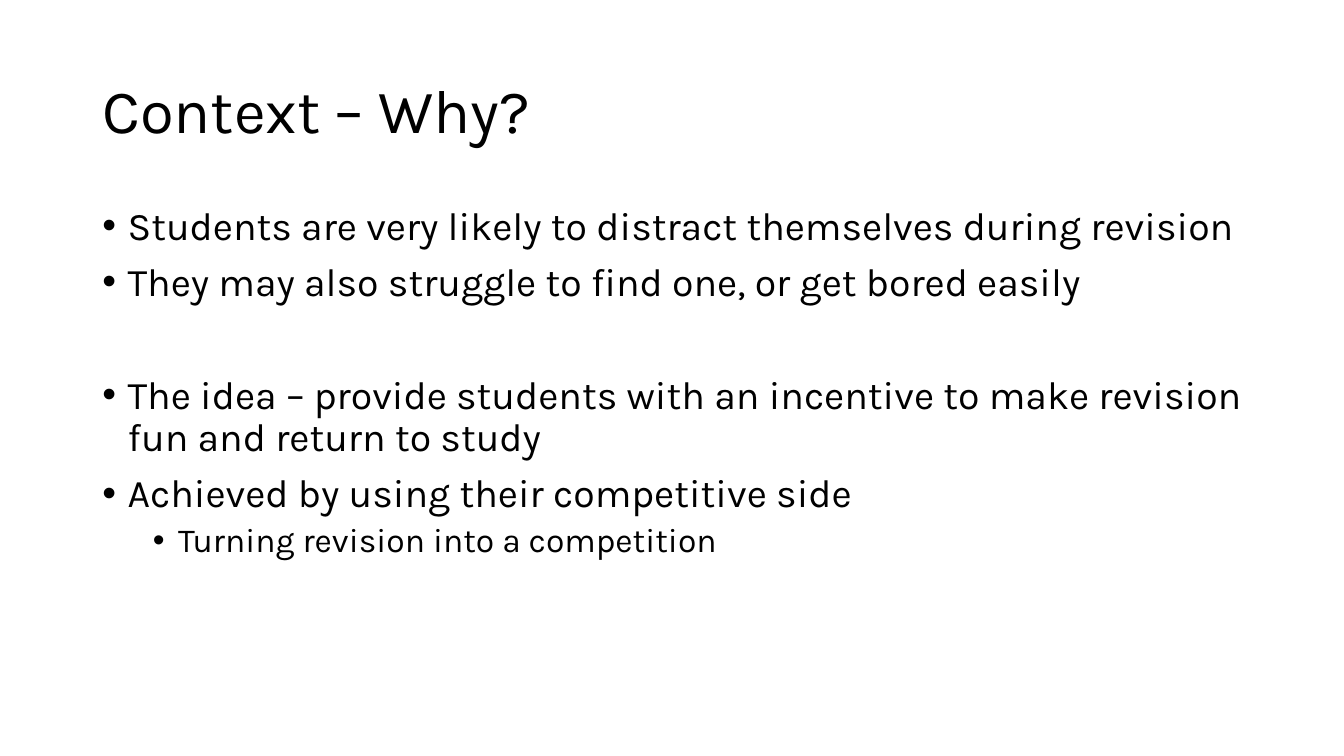
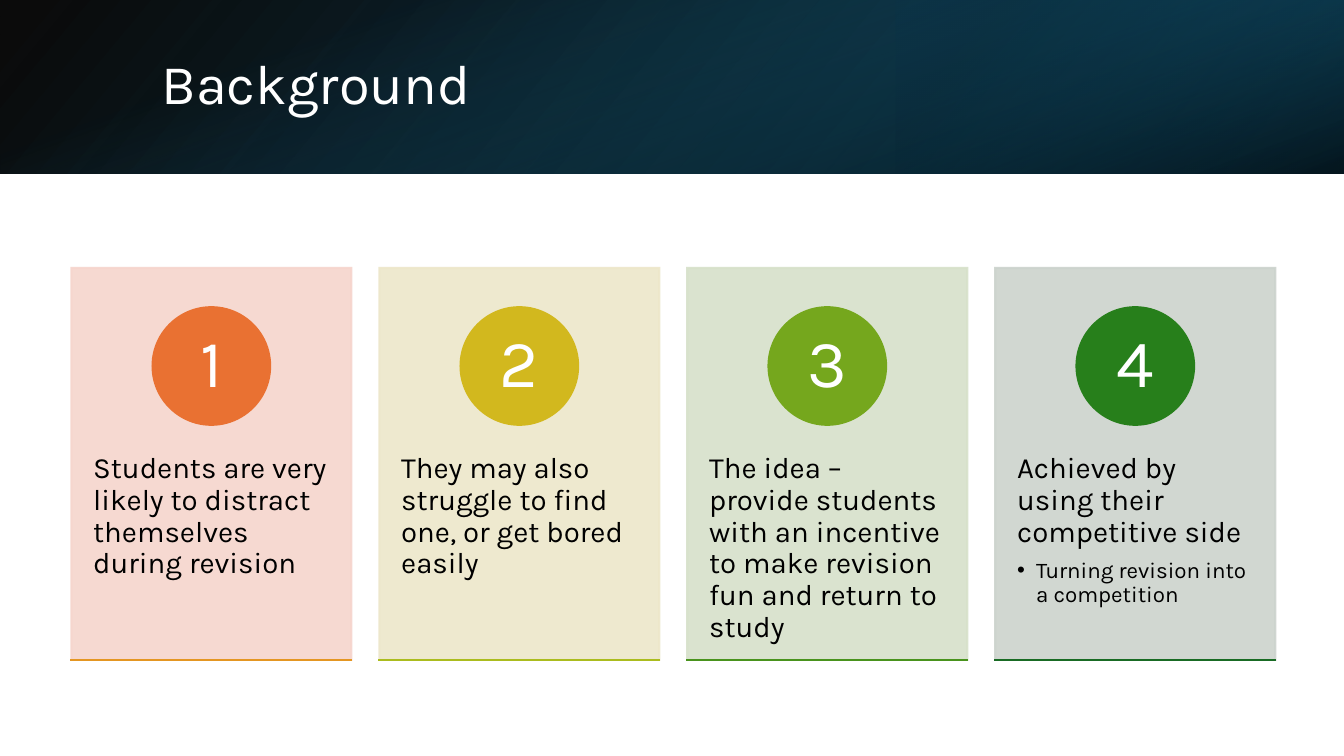
Before and after one commit to shahd9290/Competitive-Revision-Website, a slide deck: slide 3 of documents/Danyal Shah Interim Presentation.pptx. Drawn at 1344x756 pixels with LibreOffice and Linux fonts; fonts in the diff are those of the drawing. Boxes give left, top, right and bottom in pixels: in the first picture for what was removed or moved away, otherwise in the second. Text is boxed around its words. In the diff, an @@ line names an element or a change of style, - is before the commit and + after.

```diff
--- a/documents/Danyal Shah Interim Presentation.pptx
+++ b/documents/Danyal Shah Interim Presentation.pptx
@@ rectangle added at [0, 0, 1344, 173], fill gradient #000000 to #104862 @@
@@ rectangle added at [0, 1, 1343, 174], fill gradient #156082 to #000000 @@
@@ rectangle added at [896, 0, 1344, 173], fill gradient #0B3041 to #156082 @@
@@ title at [161, 65, 470, 118]: text changed; size 44 to 40 pt; text colour #000000 to #FFFFFF @@
-Context – Why?
+Background
@@ text removed at [128, 213, 1241, 561] @@
-• Students are very likely to distract themselves during revision
-• They may also struggle to find one, or get bored easily
-• The idea – provide students with an incentive to make revision fun and return to study
-• Achieved by using their competitive side
-  • Turning revision into a competition
@@ group added at [72, 268, 1275, 660]: 8 rectangles, 8 texts, 4 ellipses @@
+Students are very likely to distract themselves during revision
+1
+They may also struggle to find one, or get bored easily
+2
+The idea – provide students with an incentive to make revision fun and return to study
+3
+Achieved by using their competitive side
+  • Turning revision into a competition
+4
```
Also in this commit, not shown: 6 other slides changed.
